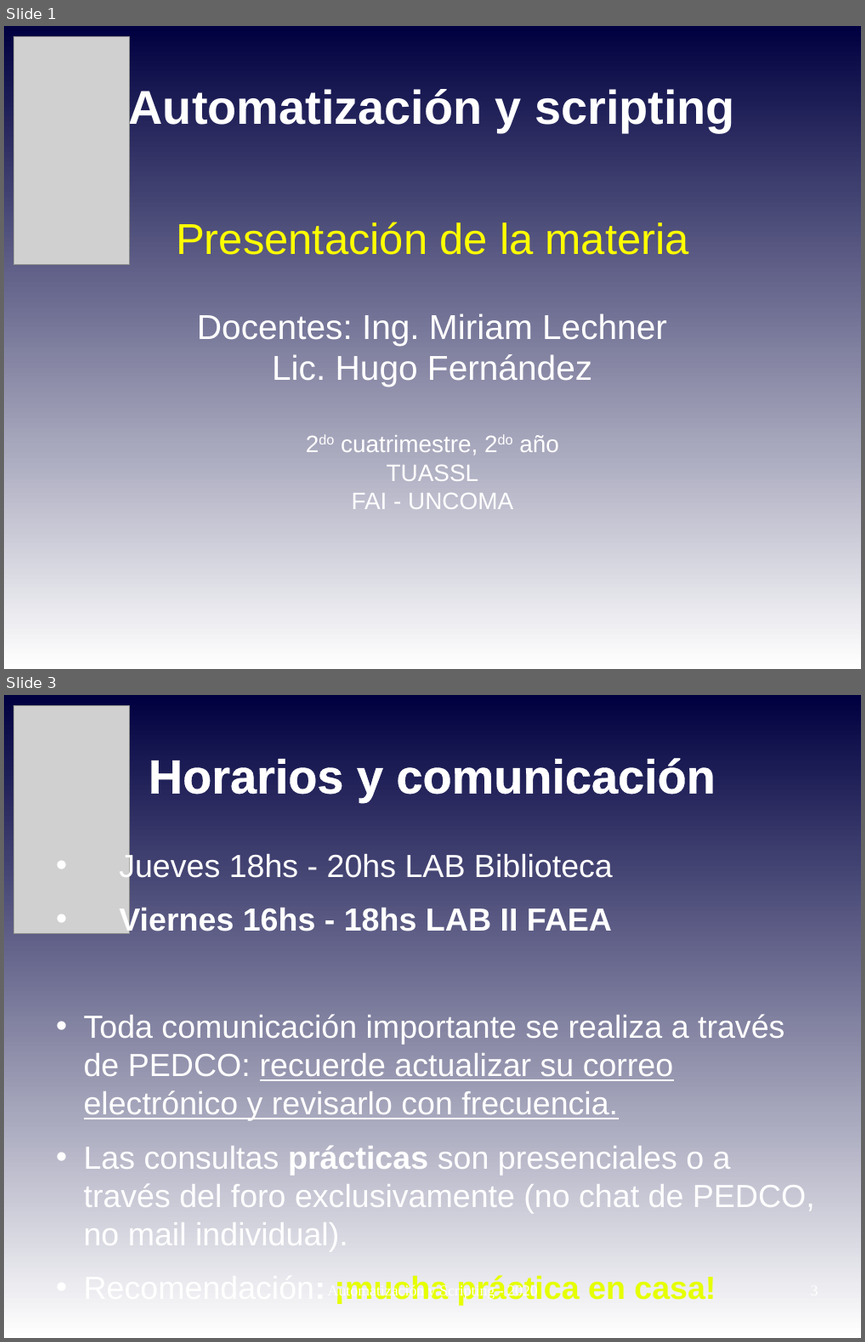
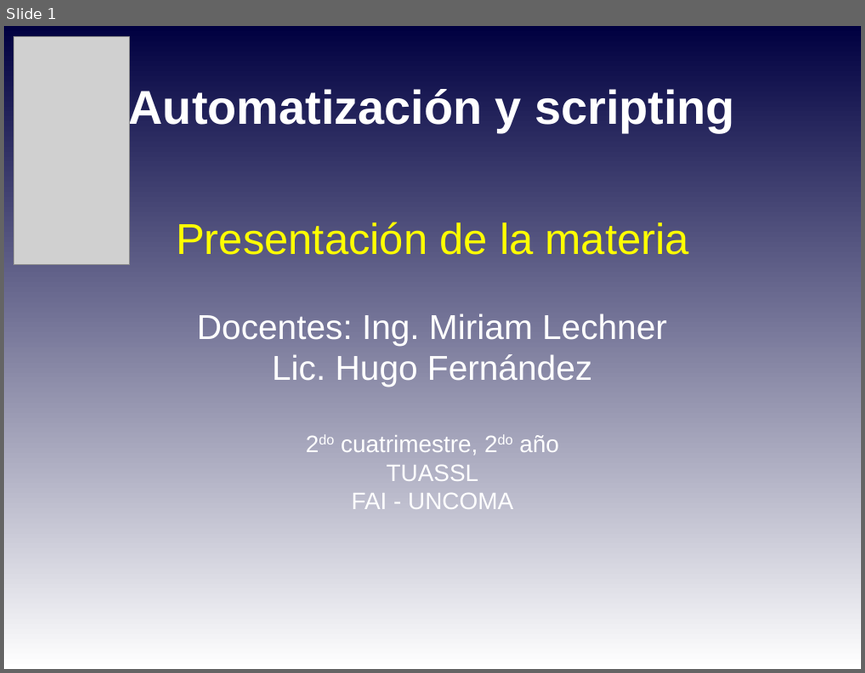
Before and after one commit to niniadcobre/-AutoyScripting, a slide deck: clases/AYS_clase01.odp. Shown one above the other, each under a label of ours: slides 1 and 3 before the commit, slide 1 after it; the slides between them are not shown. The pictures are 865x1342 and 865x673 pixels, drawn with LibreOffice and Linux fonts; fonts in the diff are those of the drawing; grey boxes stand for pictures. Boxes give left, top, right and bottom in pixels: in the first picture for what was removed or moved away, otherwise in the second. Text is boxed around its words. In the diff, an @@ line names an element or a change of style, - is before the commit and + after.

```diff
--- a/clases/AYS_clase01.odp
+++ b/clases/AYS_clase01.odp
@@ slide 3 removed at [4, 695, 861, 1338], background gradient #000040 to #FFFFFF @@
@@ picture removed at [13, 706, 129, 934] @@
@@ title removed at [148, 758, 715, 801] @@
-Horarios y comunicación
@@ text removed at [84, 851, 815, 1304] @@
-• Jueves 18hs - 20hs LAB Biblioteca
-• Viernes 16hs - 18hs LAB II FAEA
-• Toda comunicación importante se realiza a través de PEDCO: recuerde actualizar su correo electrónico y revisarlo con frecuencia.
-• Las consultas prácticas son presenciales o a través del foro exclusivamente (no chat de PEDCO, no mail individual).
-• Recomendación: ¡mucha práctica en casa!
@@ text removed at [428, 1284, 538, 1299] @@
-Automatización y Scripting - 2020
```
Also in this commit, not shown: 4 slides changed, 2 slides added, 2 other files.
